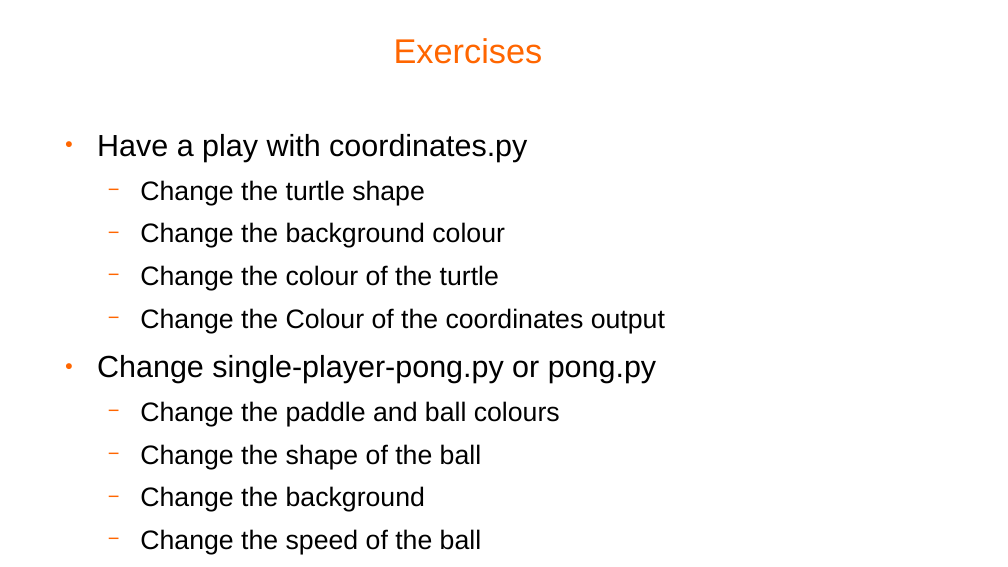
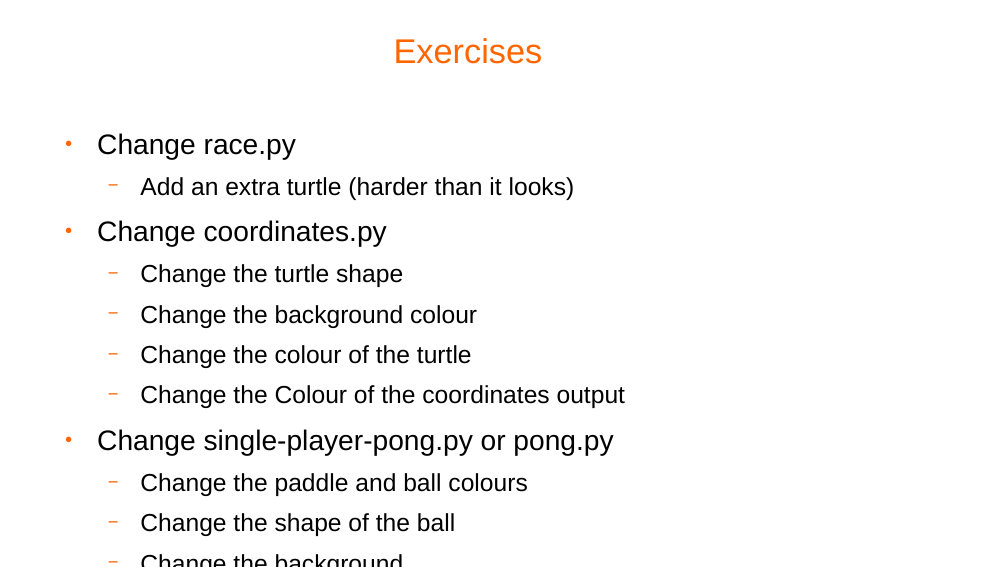
Before and after one commit to pellcorp/coding, a slide deck: slide 7 of docs/python-turtle.odp. Drawn at 1008x567 pixels with LibreOffice and Linux fonts; fonts in the diff are those of the drawing; background and template pictures are left out. Boxes give left, top, right and bottom in pixels: in the first picture for what was removed or moved away, otherwise in the second. Text is boxed around its words. In the diff, an @@ line names an element or a change of style, - is before the commit and + after.

Commit message:
extra exercise

```diff
--- a/docs/python-turtle.odp
+++ b/docs/python-turtle.odp
@@ text at <box>97,133,575,246</box>: text changed; size 24 to 19.4 pt @@
-● Have a play with coordinates.py
+● Change race.py
+  − Add an extra turtle (harder than it looks)
+● Change coordinates.py
@@ text at <box>97,264,625,536</box>: size 21 to 19.4 pt in "Change the turtle shape", "Change the background colour", "Change the colour of the turtle", "Change the Colour of the coordinates output" and 4 more places; size 24 to 22.2 pt in "Change single-player-pong.py or pong.py" @@
```
Also in this commit, not shown: 1 other slide changed, 1 other file.
